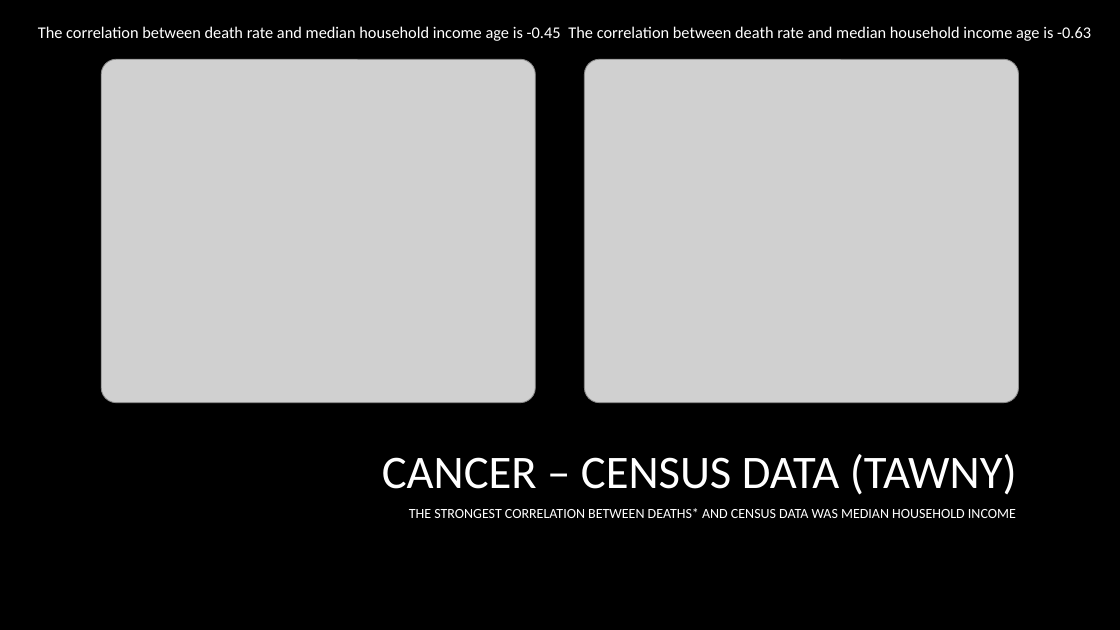
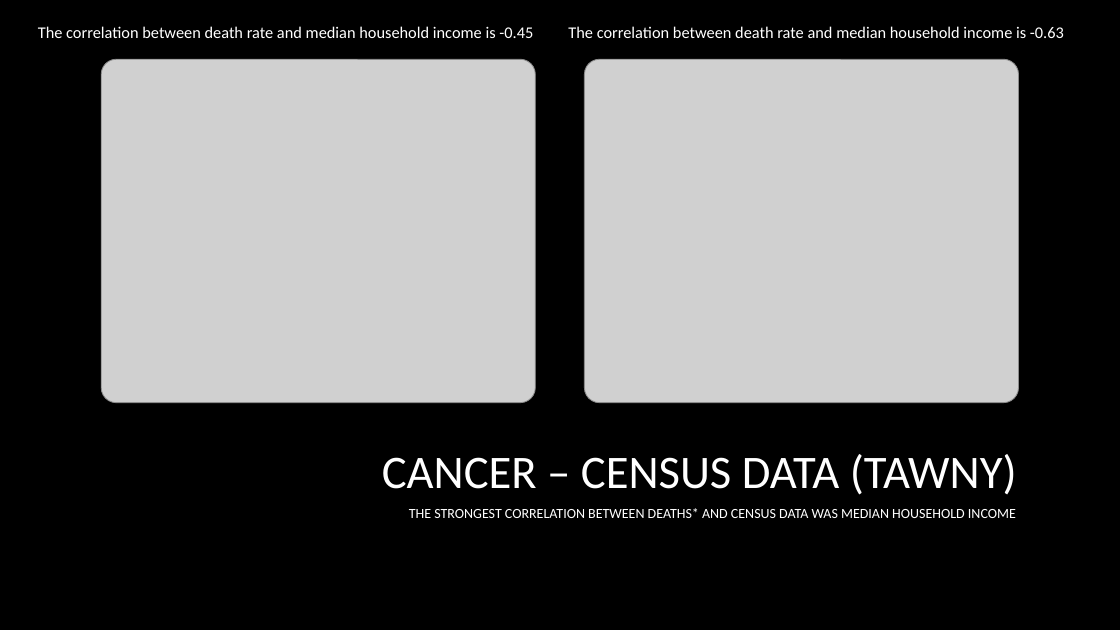
Before and after one commit to Phantogram/Project-BTTV, a slide deck: slide 9 of Project_One_BTTV.pptx. Drawn at 1120x630 pixels with LibreOffice and Linux fonts; fonts in the diff are those of the drawing; grey boxes stand for pictures; background and template pictures are left out. Boxes give left, top, right and bottom in pixels: in the first picture for what was removed or moved away, otherwise in the second. Text is boxed around its words. In the diff, an @@ line names an element or a change of style, - is before the commit and + after.

```diff
--- a/Project_One_BTTV.pptx
+++ b/Project_One_BTTV.pptx
@@ text at <box>38,26,533,38</box>: text changed @@
-The correlation between death rate and median household income age is -0.45
+The correlation between death rate and median household income is -0.45
@@ text at <box>568,26,1064,38</box>: text changed @@
-The correlation between death rate and median household income age is -0.63
+The correlation between death rate and median household income is -0.63
```
Also in this commit, not shown: 1 slide added.
